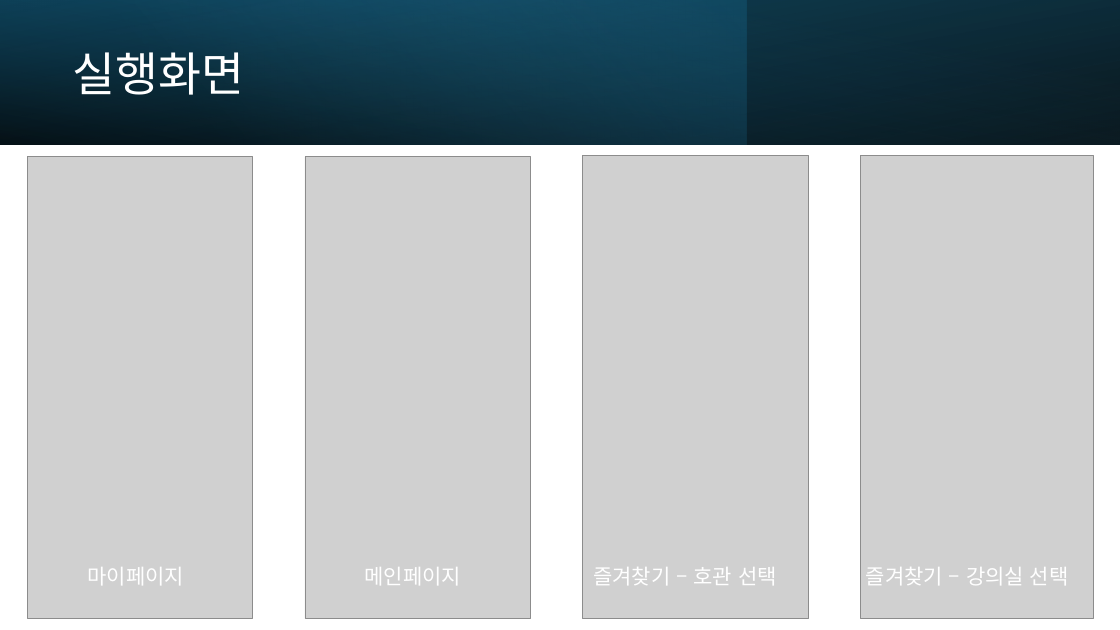
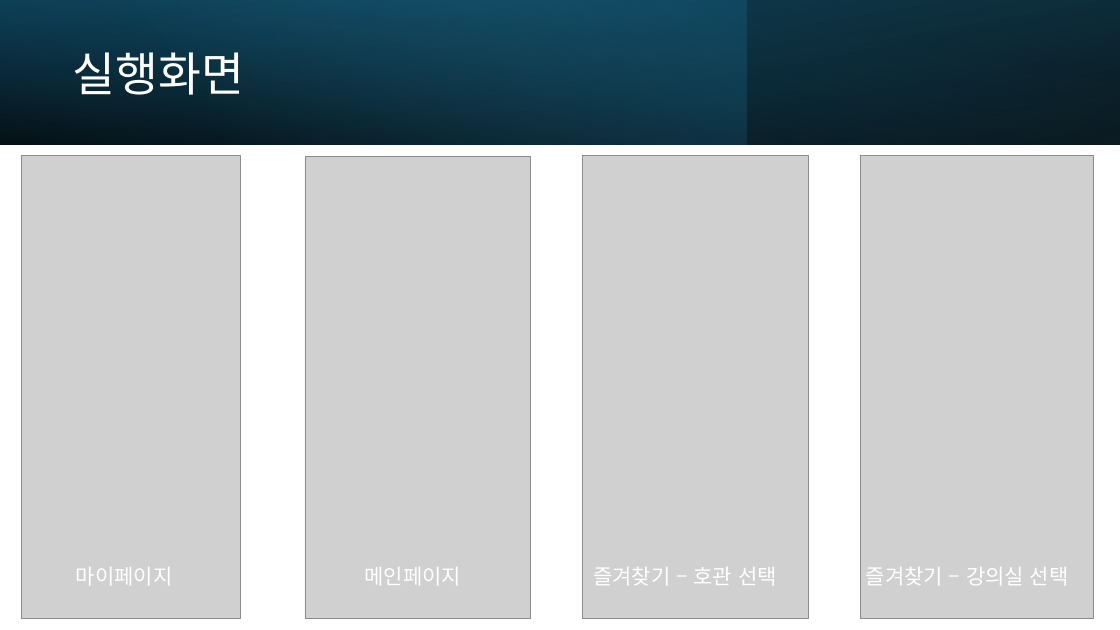
Before and after one commit to kjunh972/TBFG, a slide deck: slide 5 of doc/TBFG 모바일 프로젝트.pptx. Drawn at 1120x630 pixels with LibreOffice and Linux fonts; fonts in the diff are those of the drawing; grey boxes stand for pictures. Boxes give left, top, right and bottom in pixels: in the first picture for what was removed or moved away, otherwise in the second. Text is boxed around its words. In the diff, an @@ line names an element or a change of style, - is before the commit and + after.

```diff
--- a/doc/TBFG 모바일 프로젝트.pptx
+++ b/doc/TBFG 모바일 프로젝트.pptx
@@ picture: place and size @@
-picture at [27,156,253,618]
+picture at [21,155,240,618]
@@ text "마이페이지": place and size @@
-text "마이페이지" at [88,567,185,585]
+text "마이페이지" at [76,567,173,585]
```
Also in this commit, not shown: 4 other slides changed.
